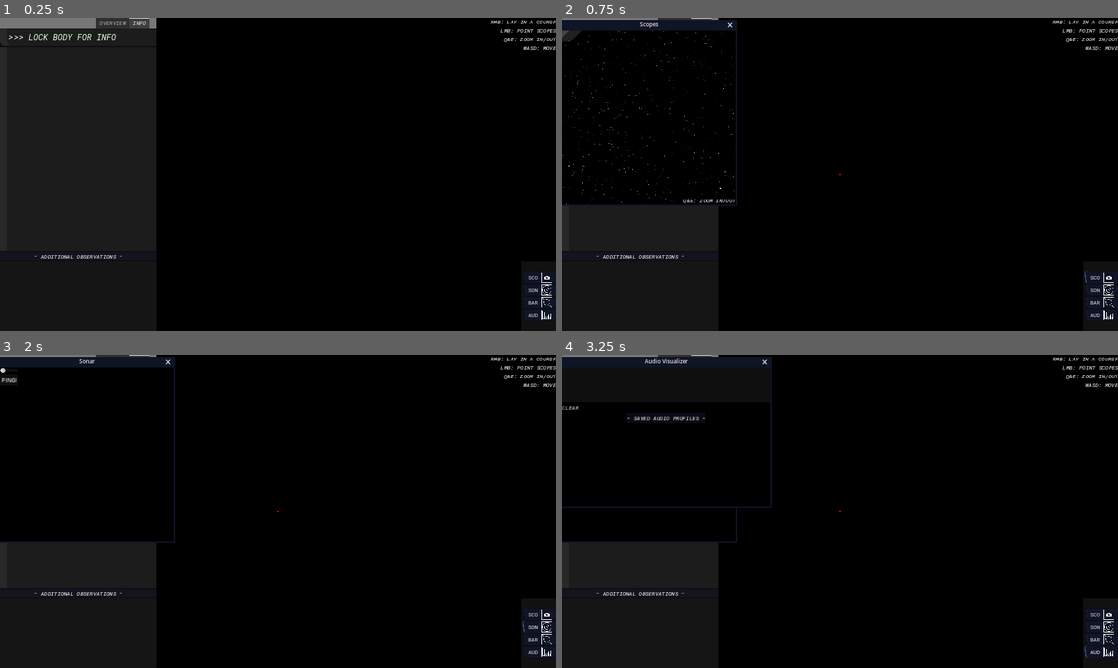
Above: before the commit, frames 1-4 (two rows, left to right).
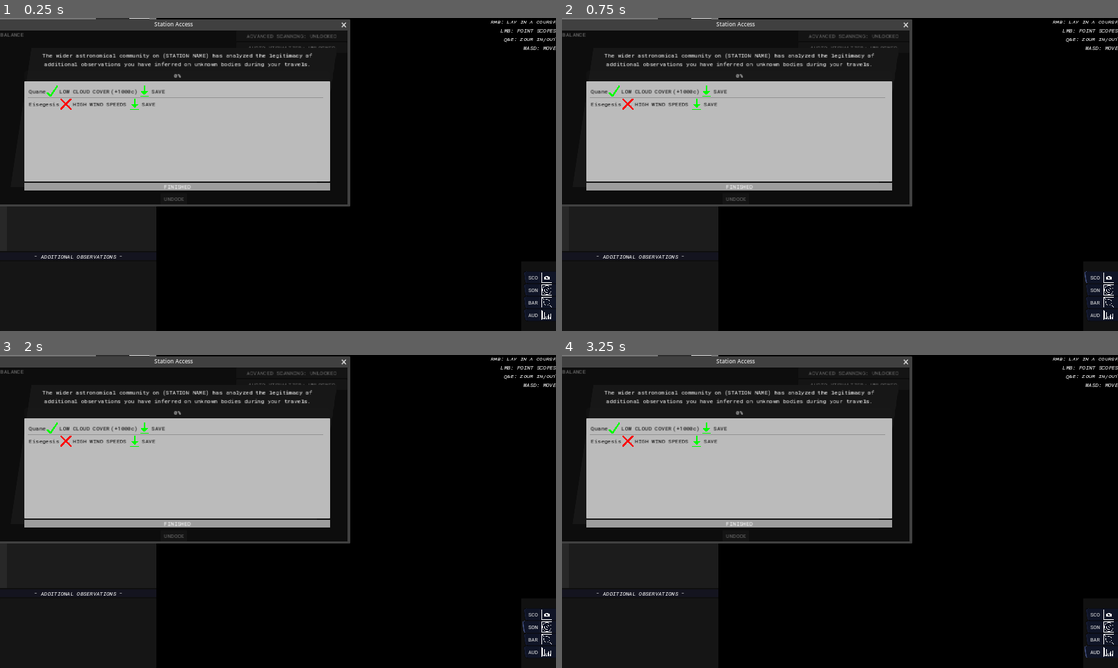
Above: after the commit, the same moments.

Repository: KermitGodFrog/Stellar-Cartography
Game: Godot game, scene res://Scenes/Game Master/gameMaster.tscn
Two runs of this game, one before a commit and one after it. Both use one fixed random seed, a clock stepped at 60 frames per second and the inputs below. Sound files missing from this copy of the repository are replaced by a short silence.
Inputs:
- Up to frame 1 (0.25 s): no input
- Up to frame 2 (0.75 s): click "SCO" at 0.5 s
- Up to frame 3 (2 s): click "SON" at 1.25 s
- Up to frame 4 (3.25 s): click "BAR" at 2 s; click "AUD" at 2.75 s

The runs differ from the first frame. In frame 1, 24% of the frame differs, in the area x 0-100%, y 0-61%; in frame 2, 23%; in frame 3, 23%; in frame 4, 23%.

Commit message:
Visual display for how many audio profiles you have saved / max audio profiles you can save.

Diff:
--- a/Data/starSystemAPI.gd
+++ b/Data/starSystemAPI.gd
@@ -27,6 +27,14 @@
 func set_display_name(new_display_name: String):
 	display_name = new_display_name
 	pass
+
+#universal element enums (grouped by equillibrium condensation temperature)
+enum SUPER_REFRACTORY {Re, Os, W, Zr, Hf}
+enum REFRACTORY {Al, Sc, Ca, Ti, Th, Lu, Tb, Dy, Ho, Er, Tm, Ir, Ru, Mo, U, Sm, Nd, La}
+enum MODERATELY_REFRACTORY {Nb, Be, V, Ce, Yb, Pt, Fe, Co, Ni, Pd, Mg, Eu, Si, Cr}
+enum MODERATELY_VOLATILE {Au, P, Li, Sr, Mn, Cu, Ba}
+enum VOLATILE {Rb, Cs, K, Ag, Na, B, Ga, Sn, Se, S}
+enum VERY_VOLATILE {Zn, Pb, In, Bi, Tl}
 
 var star_types = {
 	"M": {"name": "M", "weight": 0.7645629},
--- a/Scenes/Audio Visualizer/audio_visualizer.gd
+++ b/Scenes/Audio Visualizer/audio_visualizer.gd
@@ -10,9 +10,12 @@
 @onready var visualizer_bg = $ui_container/visualizer_bg
 @onready var saved_audio_profiles_list = $ui_container/saved_audio_profiles_list
 @onready var body_name_label = $ui_container/visualizer_bg/body_name_label
+@onready var storage_ratio_label = $ui_container/storage_container/storage_ratio_label
+@onready var storage_progress_bar = $ui_container/storage_container/storage_progress_bar
 
 var current_audio_profile: audioProfileHelper #CONTINUOUSLY UPDATED!!!
 var saved_audio_profiles: Array[audioProfileHelper] = []
+var saved_audio_profiles_size_matrix: Array #for storage label / progress bar
 
 var LOW_VAR = bodyAPI.VARIATIONS.LOW
 var MED_VAR = bodyAPI.VARIATIONS.MEDIUM
@@ -42,6 +45,10 @@
 
 	#display stuff
 	if current_audio_profile: body_name_label.set_text(current_audio_profile.body.display_name)
+	if saved_audio_profiles_size_matrix:
+		storage_ratio_label.set_text(str("(", saved_audio_profiles_size_matrix.front(), "/", saved_audio_profiles_size_matrix.back(), " PROFILES)"))
+		storage_progress_bar.set_max(saved_audio_profiles_size_matrix.back())
+		storage_progress_bar.set_value(saved_audio_profiles_size_matrix.front())
 
 	queue_redraw()
 	pass
--- a/Scenes/Audio Visualizer/audio_visualizer.tscn
+++ b/Scenes/Audio Visualizer/audio_visualizer.tscn
@@ -91,6 +91,23 @@
 horizontal_alignment = 1
 vertical_alignment = 1
 
+[node name="storage_container" type="HBoxContainer" parent="audio_control/ui_container"]
+layout_mode = 2
+
+[node name="storage_ratio_label" type="Label" parent="audio_control/ui_container/storage_container"]
+layout_mode = 2
+text = "(13/15 PROFILES)"
+
+[node name="storage_progress_bar" type="ProgressBar" parent="audio_control/ui_container/storage_container"]
+layout_mode = 2
+size_flags_horizontal = 3
+size_flags_vertical = 1
+max_value = 15.0
+step = 1.0
+value = 13.0
+rounded = true
+fill_mode = 1
+
 [node name="saved_audio_profiles_list" type="ItemList" parent="audio_control/ui_container"]
 layout_mode = 2
 size_flags_vertical = 3
--- a/Scenes/Game/game.gd
+++ b/Scenes/Game/game.gd
@@ -38,7 +38,6 @@
 	system_map.connect("sonarPopup", _on_sonar_popup)
 	system_map.connect("barycenterPopup", _on_barycenter_popup)
 	system_map.connect("audioVisualizerPopup", _on_audio_visualizer_popup)
-
 
 	#var error = game_data.loadWorld()
 	#if error is worldAPI:
@@ -165,6 +164,7 @@
 	system_map.set("player_position_matrix", [world.player.position, world.player.target_position])
 	system_3d.set("player_position", world.player.position)
 	station_ui.set("player_saved_audio_profiles_size_matrix", [world.player.saved_audio_profiles.size(), world.player.max_saved_audio_profiles])
+	audio_visualizer.set("saved_audio_profiles_size_matrix", [world.player.saved_audio_profiles.size(), world.player.max_saved_audio_profiles])
 	audio_visualizer.set("saved_audio_profiles", world.player.saved_audio_profiles)
 	#SETTING WHETHER SYSTEM MAP HAS FOCUS OR NOT (SINCE ITS A NODE IT CANNOT USE HAS_FOCUS() DIRECTLY!)
 	if $system_3d_window.has_focus() or $sonar_window.has_focus() or $barycenter_visualizer_window.has_focus() or $audio_visualizer_window.has_focus() or $station_window.has_focus(): system_map.has_focus = false
--- a/Scenes/Station UI/station_ui.gd
+++ b/Scenes/Station UI/station_ui.gd
@@ -18,6 +18,7 @@
 @onready var balance_label = $balance_label
 @onready var save_audio_profiles_control = $save_audio_profiles_control
 @onready var observed_bodies_list = $save_audio_profiles_control/margin/panel/panel_margin/save_audio_profiles_scroll/observed_bodies_list
+@onready var storage_progress_bar = $save_audio_profiles_control/margin/panel/panel_margin/save_audio_profiles_scroll/storage_progress_bar
 #upgrade buttons
 @onready var unlock_advanced_scanning_button = $upgrade_container/unlock_advanced_scanning_button
 @onready var unlock_audio_visualizer_button = $upgrade_container/unlock_audio_visualizer
@@ -29,13 +30,16 @@
 	pass
 
 func _physics_process(_delta):
-	print_debug(player_saved_audio_profiles_size_matrix)
 	if station:
 		balance_label.set_text(str("BALANCE: ", player_balance, "c"))
 
 		if not has_sold_previously:
 			sell_data_button.set_text(str("SELL EXPLORATION DATA\n", player_current_value, "c\n(", station.sell_percentage_of_market_price, "% OF MARKET PRICE)"))
 		elif has_sold_previously: sell_data_button.set_text("SOLD")
+	#saved audio profiles control:
+	if player_saved_audio_profiles_size_matrix:
+		storage_progress_bar.set_max(player_saved_audio_profiles_size_matrix.back())
+		storage_progress_bar.set_value(player_saved_audio_profiles_size_matrix.front())
 	pass
 
 func _on_sell_data_button_pressed():
--- a/Scenes/Station UI/station_ui.tscn
+++ b/Scenes/Station UI/station_ui.tscn
@@ -17,7 +17,6 @@
 title = "Station Access"
 position = Vector2i(0, 36)
 size = Vector2i(1000, 500)
-visible = false
 always_on_top = true
 
 [node name="station_control" type="Control" parent="." groups=["FOLLOW_UPGRADE_STATE"]]
@@ -86,7 +85,6 @@
 (ADVANCED SCANNING REQUIRED)"
 
 [node name="save_audio_profiles_control" type="Control" parent="station_control"]
-visible = false
 top_level = true
 layout_mode = 1
 anchors_preset = 15
@@ -146,7 +144,11 @@
 horizontal_alignment = 1
 autowrap_mode = 2
 
+[node name="storage_progress_bar" type="ProgressBar" parent="station_control/save_audio_profiles_control/margin/panel/panel_margin/save_audio_profiles_scroll"]
+layout_mode = 2
+
 [node name="WARNING" type="ColorRect" parent="station_control/save_audio_profiles_control/margin/panel/panel_margin/save_audio_profiles_scroll"]
+custom_minimum_size = Vector2(880, 0)
 layout_mode = 2
 size_flags_vertical = 3
 color = Color(0.184314, 0.14902, 0.156863, 1)
